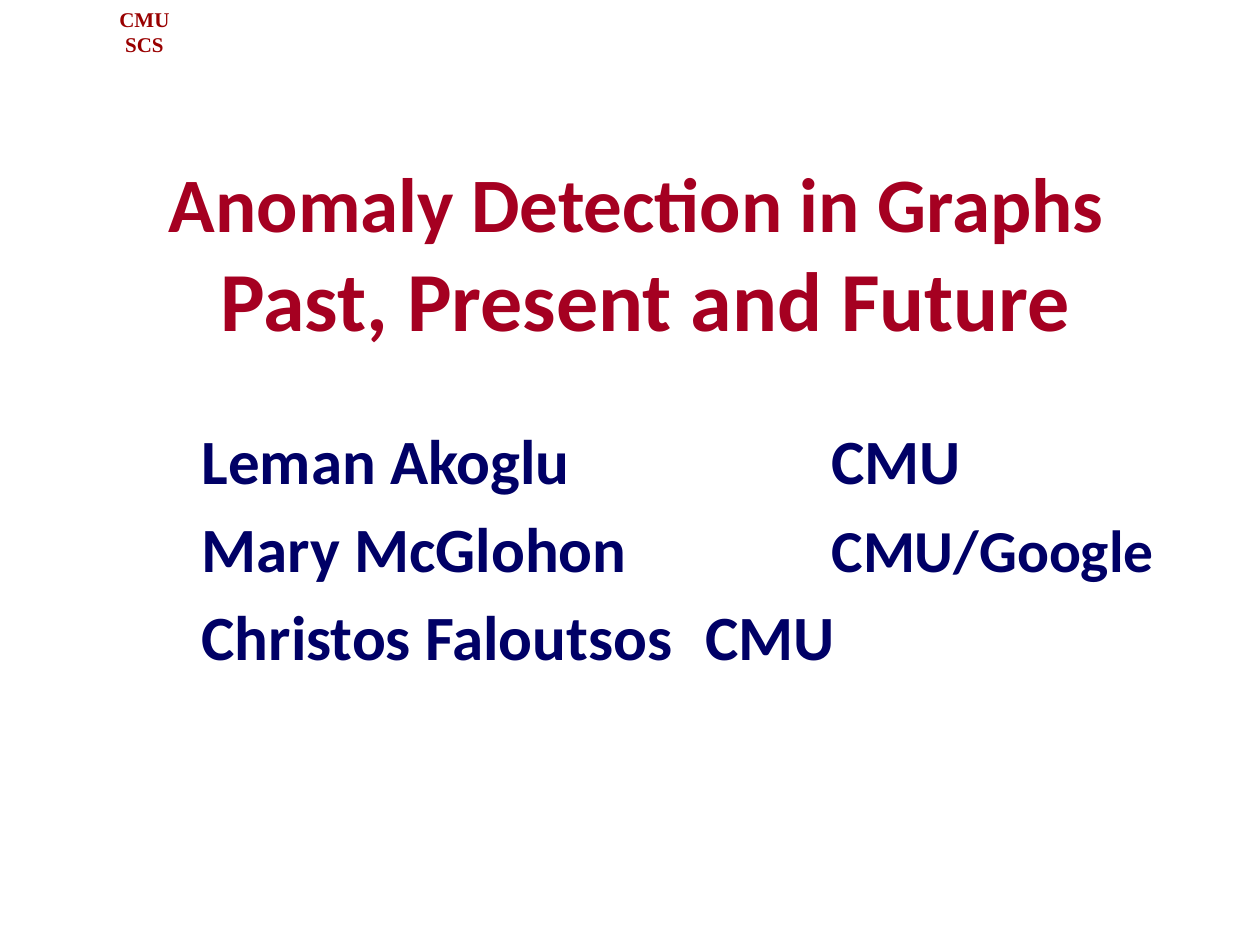
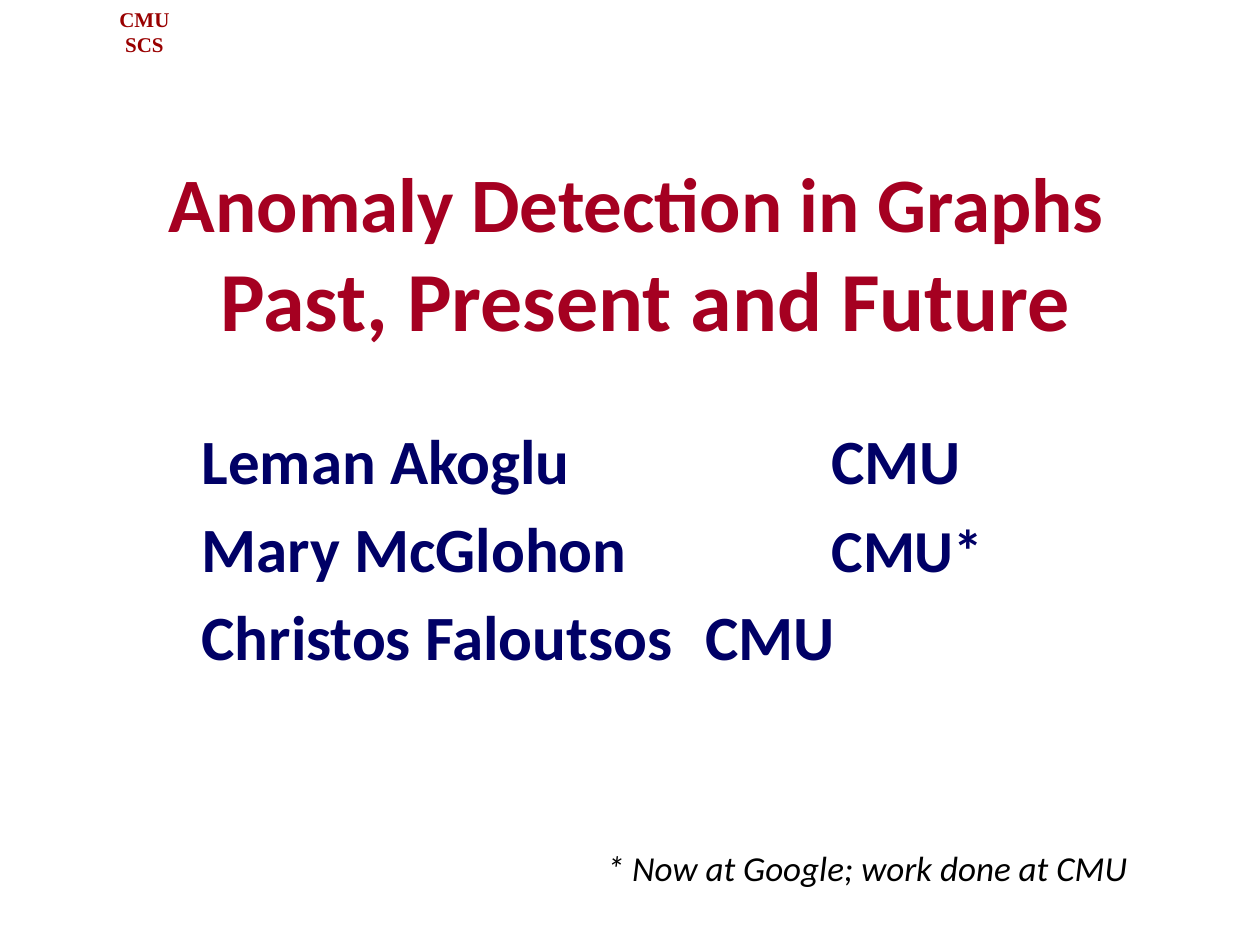
Before and after one commit to cfaloutsos/2021-pakdd-ToT, a slide deck: slide 1 of P1_past_OddBall_ToT.pptx. Drawn at 1260x945 pixels with LibreOffice and Linux fonts; fonts in the diff are those of the drawing; background and template pictures are left out. Boxes give left, top, right and bottom in pixels: in the first picture for what was removed or moved away, otherwise in the second. Text is boxed around its words. In the diff, an @@ line names an element or a change of style, - is before the commit and + after.

Commit message:
Mary affiliation edit

```diff
--- a/P1_past_OddBall_ToT.pptx
+++ b/P1_past_OddBall_ToT.pptx
@@ subtitle at bbox=[202, 527, 984, 582]: text changed @@
-Mary McGlohon CMU/Google
+Mary McGlohon CMU*
@@ text added at bbox=[632, 856, 1127, 887], 20 pt, text #000000, italic @@
+* Now at Google; work done at CMU
```
Also in this commit, not shown: 1 slide added, 2 other files.
